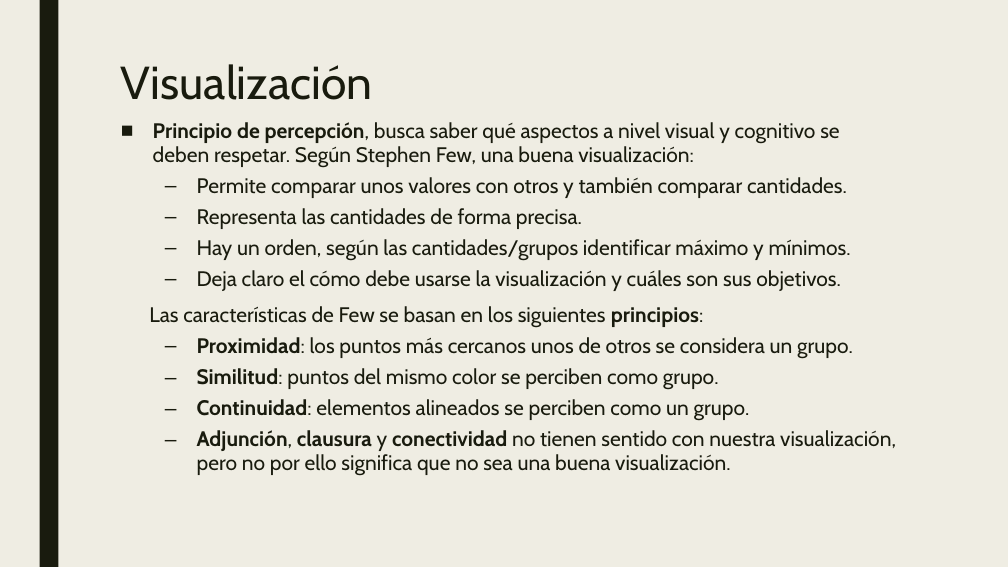
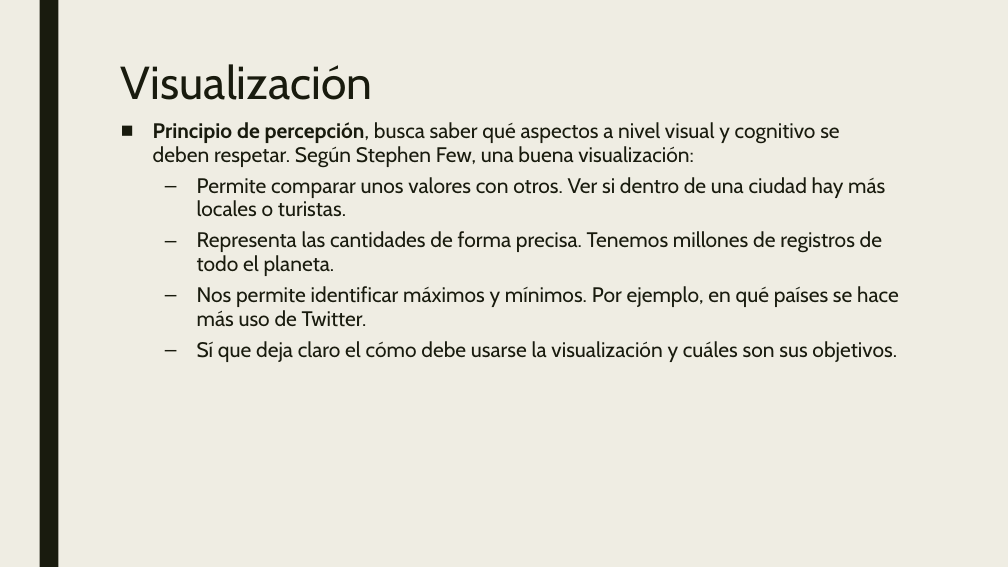
Before and after one commit to mariousm/Data-Science-Master, a slide deck: slide 9 of 2021-22/PrimerSemestre/Visualizacion/BuenaPractica.pptx. Drawn at 1008x567 pixels with LibreOffice and Linux fonts; fonts in the diff are those of the drawing. Boxes give left, top, right and bottom in pixels: in the first picture for what was removed or moved away, otherwise in the second. Text is boxed around its words. In the diff, an @@ line names an element or a change of style, - is before the commit and + after.

```diff
--- a/2021-22/PrimerSemestre/Visualizacion/BuenaPractica.pptx
+++ b/2021-22/PrimerSemestre/Visualizacion/BuenaPractica.pptx
@@ text at <box>197,177,899,362</box>: text changed @@
-  – Permite comparar unos valores con otros y también comparar cantidades.
-  – Representa las cantidades de forma precisa.
-  – Hay un orden, según las cantidades/grupos identificar máximo y mínimos.
-  – Deja claro el cómo debe usarse la visualización y cuáles son sus objetivos.
-Las características de Few se basan en los siguientes principios:
-  – Proximidad: los puntos más cercanos unos de otros se considera un grupo.
-  – Similitud: puntos del mismo color se perciben como grupo.
-  – Continuidad: elementos alineados se perciben como un grupo.
-  – Adjunción, clausura y conectividad no tienen sentido con nuestra visualización, pero no por ello significa que no sea una buena visualización.
+  – Permite comparar unos valores con otros. Ver si dentro de una ciudad hay más locales o turistas.
+  – Representa las cantidades de forma precisa. Tenemos millones de registros de todo el planeta.
+  – Nos permite identificar máximos y mínimos. Por ejemplo, en qué países se hace más uso de Twitter.
+  – Sí que deja claro el cómo debe usarse la visualización y cuáles son sus objetivos.
```
Also in this commit, not shown: 1 other file.
